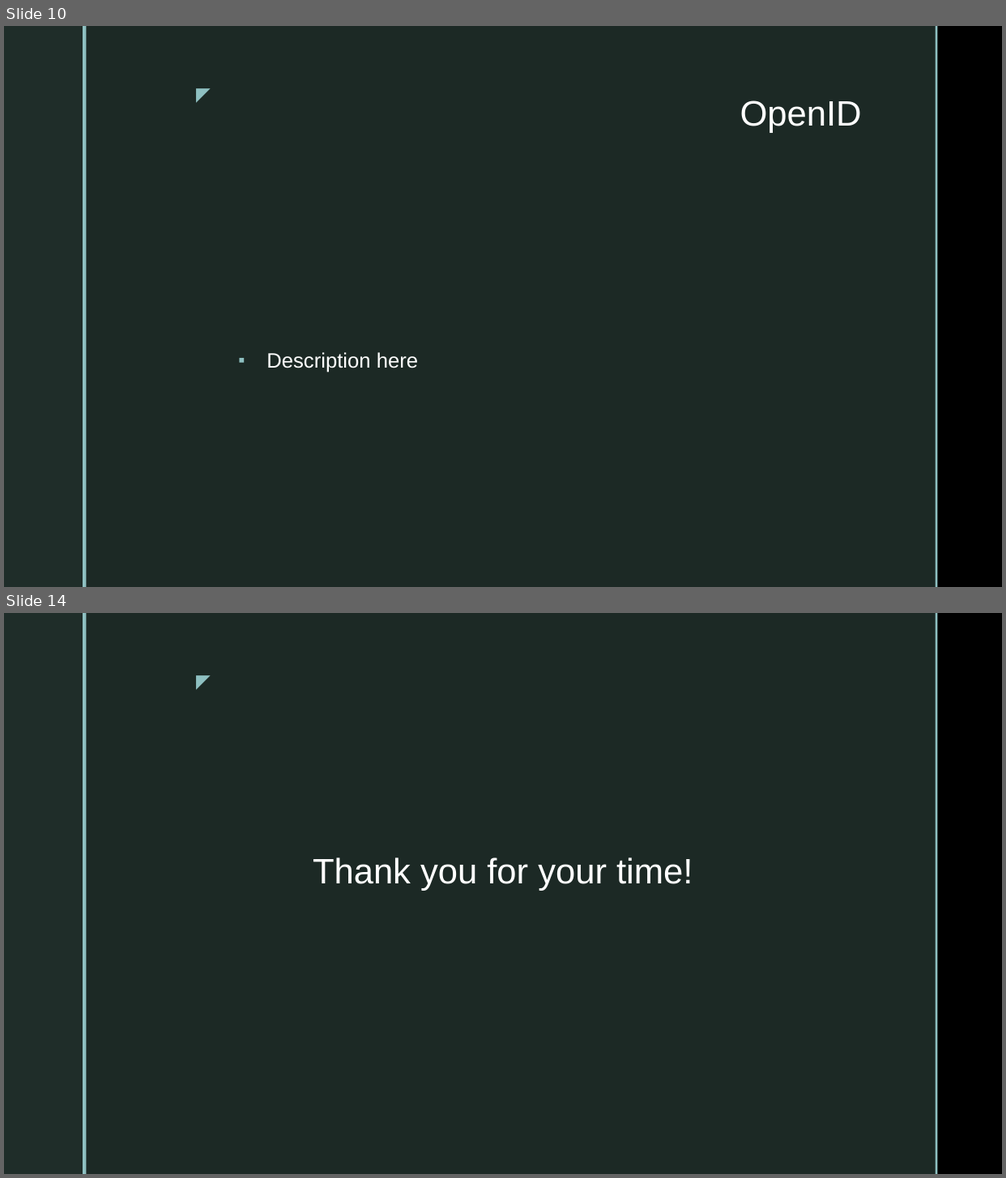
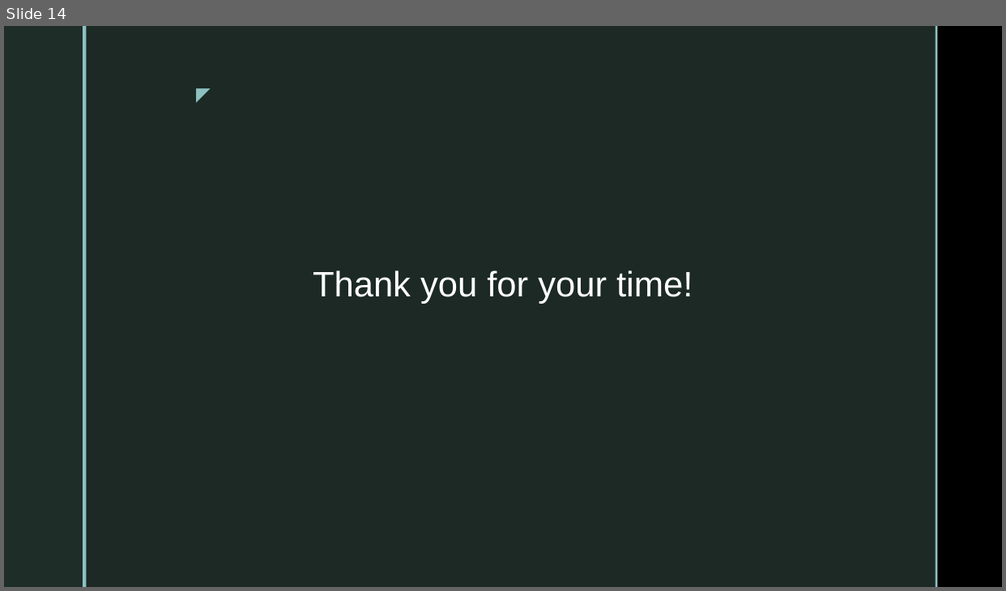
Before and after one commit to elizabethmhinz/CSD-370, a slide deck: module-1/Assignment 1.2 Presentation - Hinz.pptx. Shown one above the other, each under a label of ours: slides 10 and 14 before the commit, slide 14 after it; the slides between them are not shown. The pictures are 1006x1178 and 1006x591 pixels, drawn with LibreOffice and Linux fonts; fonts in the diff are those of the drawing; background and template pictures are left out. Boxes give left, top, right and bottom in pixels: in the first picture for what was removed or moved away, otherwise in the second. Text is boxed around its words. In the diff, an @@ line names an element or a change of style, - is before the commit and + after.

```diff
--- a/module-1/Assignment 1.2 Presentation - Hinz.pptx
+++ b/module-1/Assignment 1.2 Presentation - Hinz.pptx
@@ slide 10 removed at <box>4,26,1002,587</box>, background picture (left out); not listed: 5 template elements that a slide beside it also shows @@
@@ title removed at <box>740,101,862,133</box> @@
-OpenID
@@ text removed at <box>266,352,418,373</box> @@
-▪ Description here
```
Also in this commit, not shown: 1 slide changed, 13 slides added, 11 other slides removed, 2 other files.
